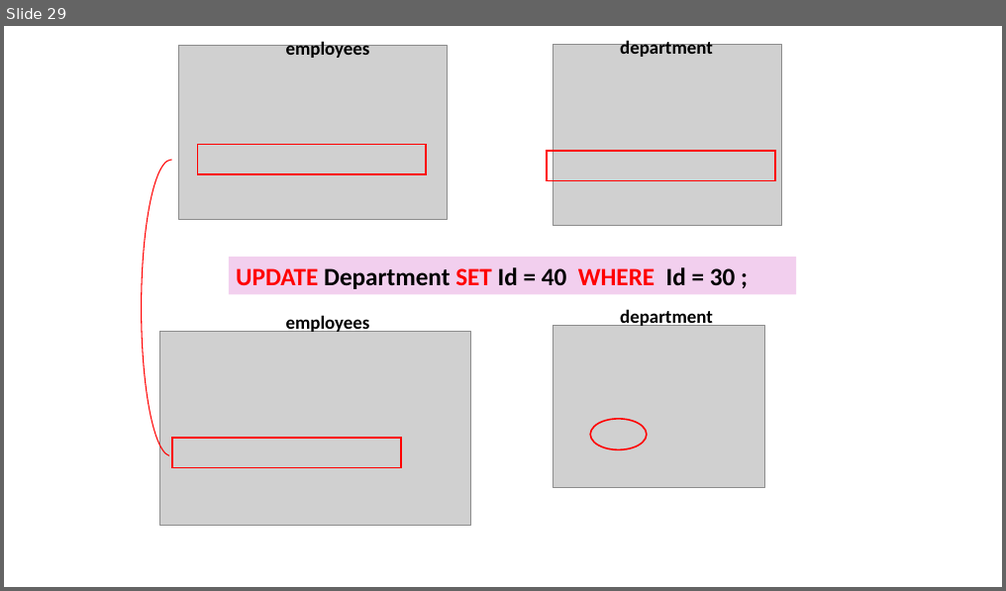
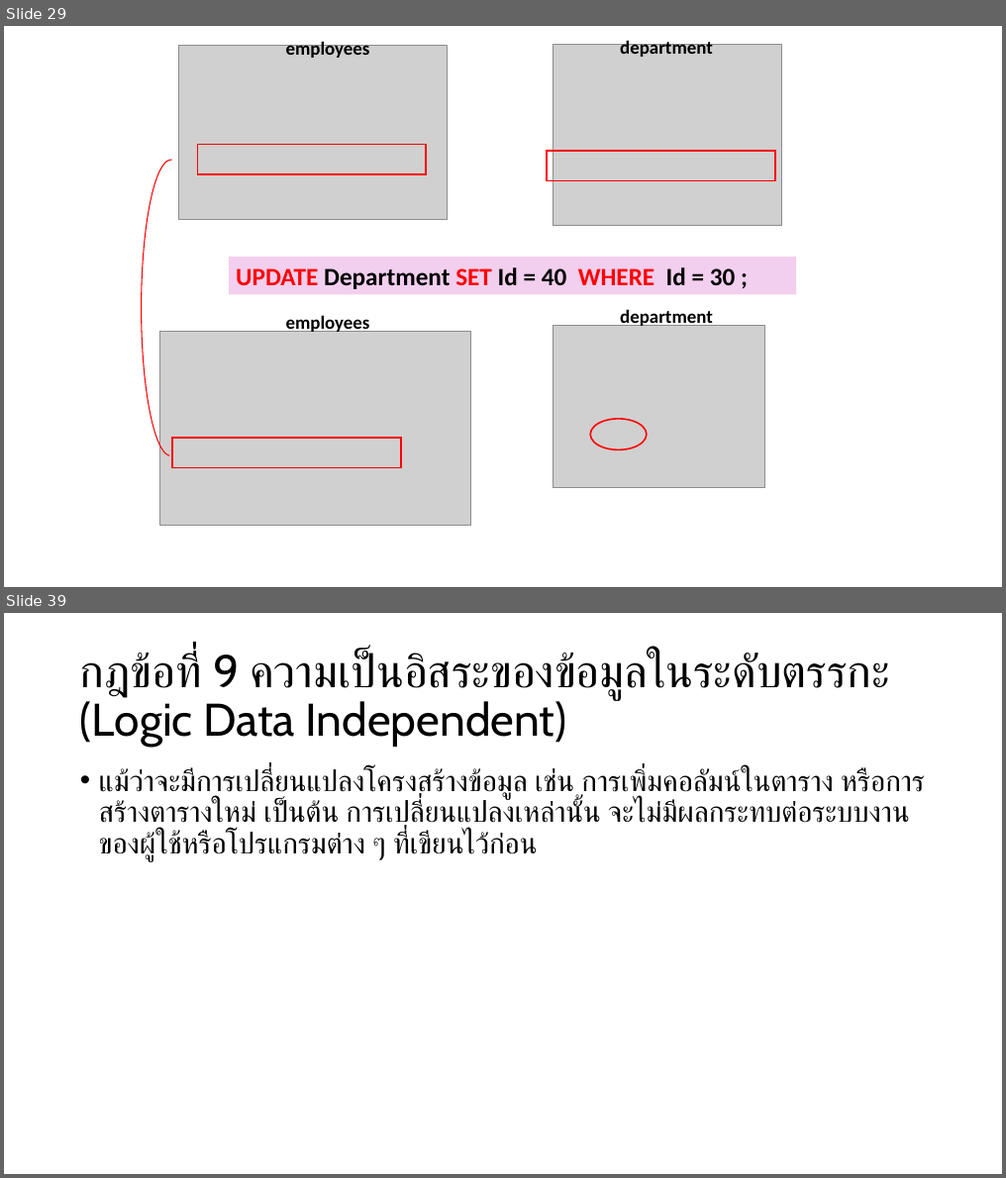
Before and after one commit to luckkrit/cos3103, a slide deck: public/pptx/db_constraint_codd_rule.pptx. Shown one above the other, each under a label of ours: slide 29 before the commit, slides 29 and 39 after it; the slides between them are not shown. The pictures are 1006x591 and 1006x1178 pixels, drawn with LibreOffice and Linux fonts; fonts in the diff are those of the drawing; grey boxes stand for pictures. Boxes give left, top, right and bottom in pixels: in the first picture for what was removed or moved away, otherwise in the second. Text is boxed around its words. In the diff, an @@ line names an element or a change of style, - is before the commit and + after.

```diff
--- a/public/pptx/db_constraint_codd_rule.pptx
+++ b/public/pptx/db_constraint_codd_rule.pptx
@@ slide 39 added at bbox=[4, 613, 1002, 1174], background #FFFFFF @@
@@ title added at bbox=[80, 651, 889, 747], 44 pt, text #000000 @@
+กฎข้อที่ 9 ความเป็นอิสระของข้อมูลในระดับตรรกะ (Logic Data Independent)
@@ text added at bbox=[99, 768, 925, 861], 28 pt, text #000000 @@
+• แม้ว่าจะมีการเปลี่ยนแปลงโครงสร้างข้อมูล เช่น การเพิ่มคอลัมน์ในตาราง หรือการสร้างตารางใหม่ เป็นต้น การเปลี่ยนแปลงเหล่านั้น จะไม่มีผลกระทบต่อระบบงานของผู้ใช้หรือโปรแกรมต่าง ๆ ที่เขียนไว้ก่อน
```
Also in this commit, not shown: 13 slides changed, 12 other slides added.
